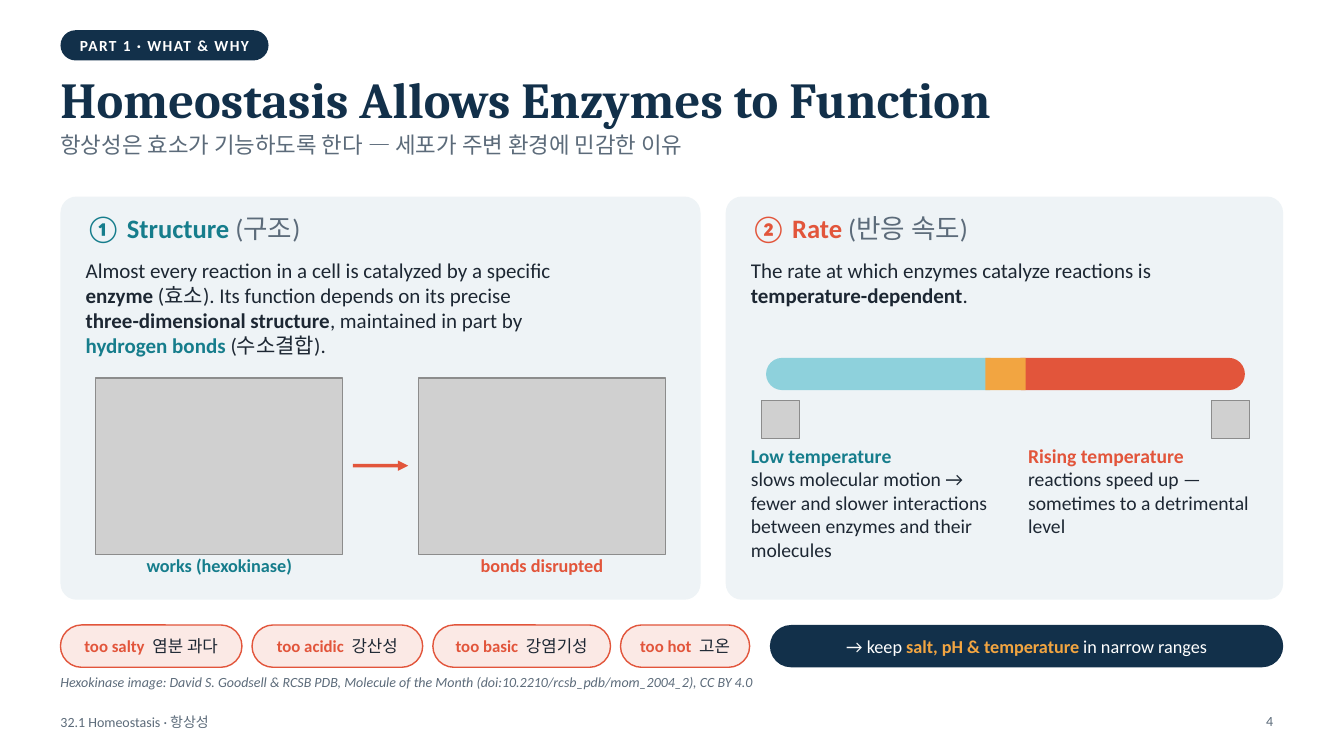
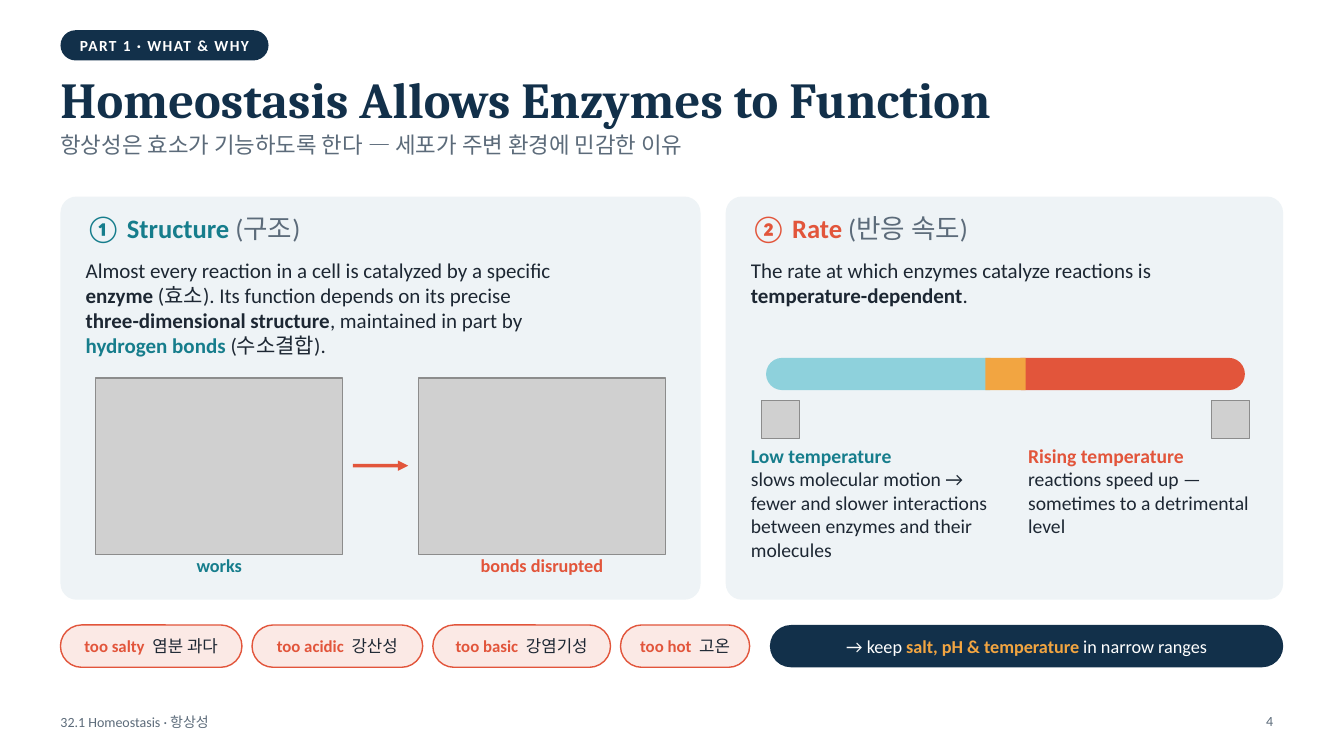
Before and after one commit to coula0908/biology, a slide deck: slide 4 of 32.1_homeostasis/32.1_Homeostasis_short.pptx. Drawn at 1344x756 pixels with LibreOffice and Linux fonts; fonts in the diff are those of the drawing; grey boxes stand for pictures. Boxes give left, top, right and bottom in pixels: in the first picture for what was removed or moved away, otherwise in the second. Text is boxed around its words. In the diff, an @@ line names an element or a change of style, - is before the commit and + after.

```diff
--- a/32.1_homeostasis/32.1_Homeostasis_short.pptx
+++ b/32.1_homeostasis/32.1_Homeostasis_short.pptx
@@ text at [197, 559, 242, 572]: text changed @@
-works (hexokinase)
+works
@@ text removed at [60, 677, 753, 690] @@
-Hexokinase image: David S. Goodsell & RCSB PDB, Molecule of the Month (doi:10.2210/rcsb_pdb/mom_2004_2), CC BY 4.0
```
Also in this commit, not shown: 1 other slide changed, 6 other files.
